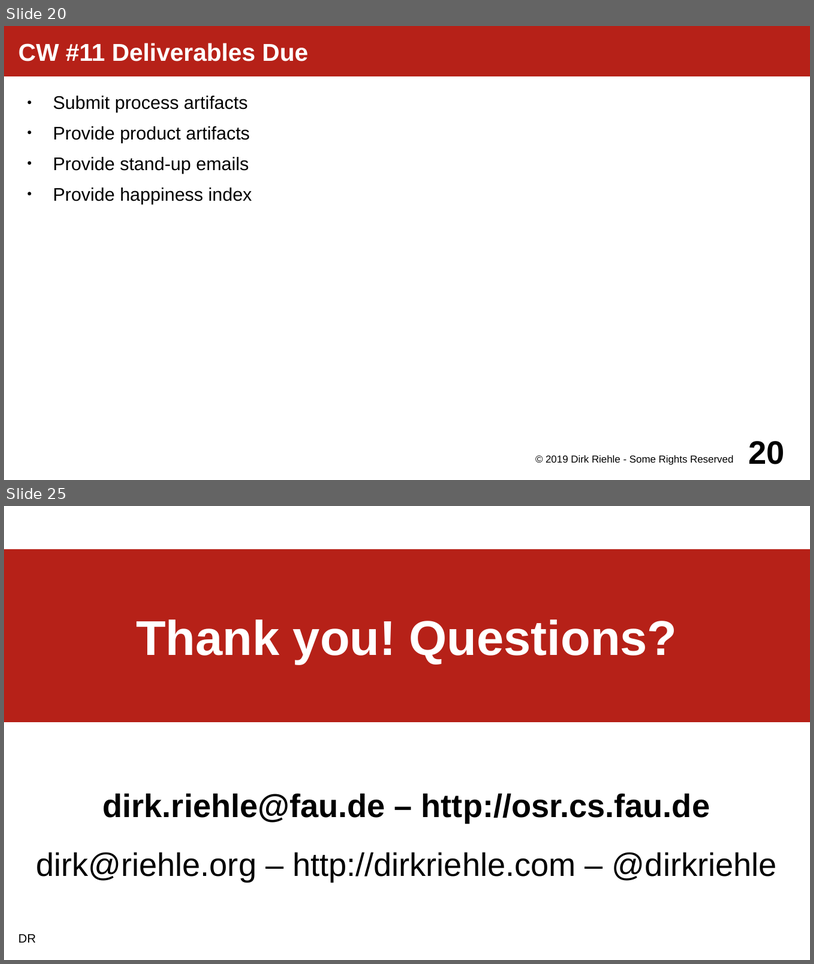
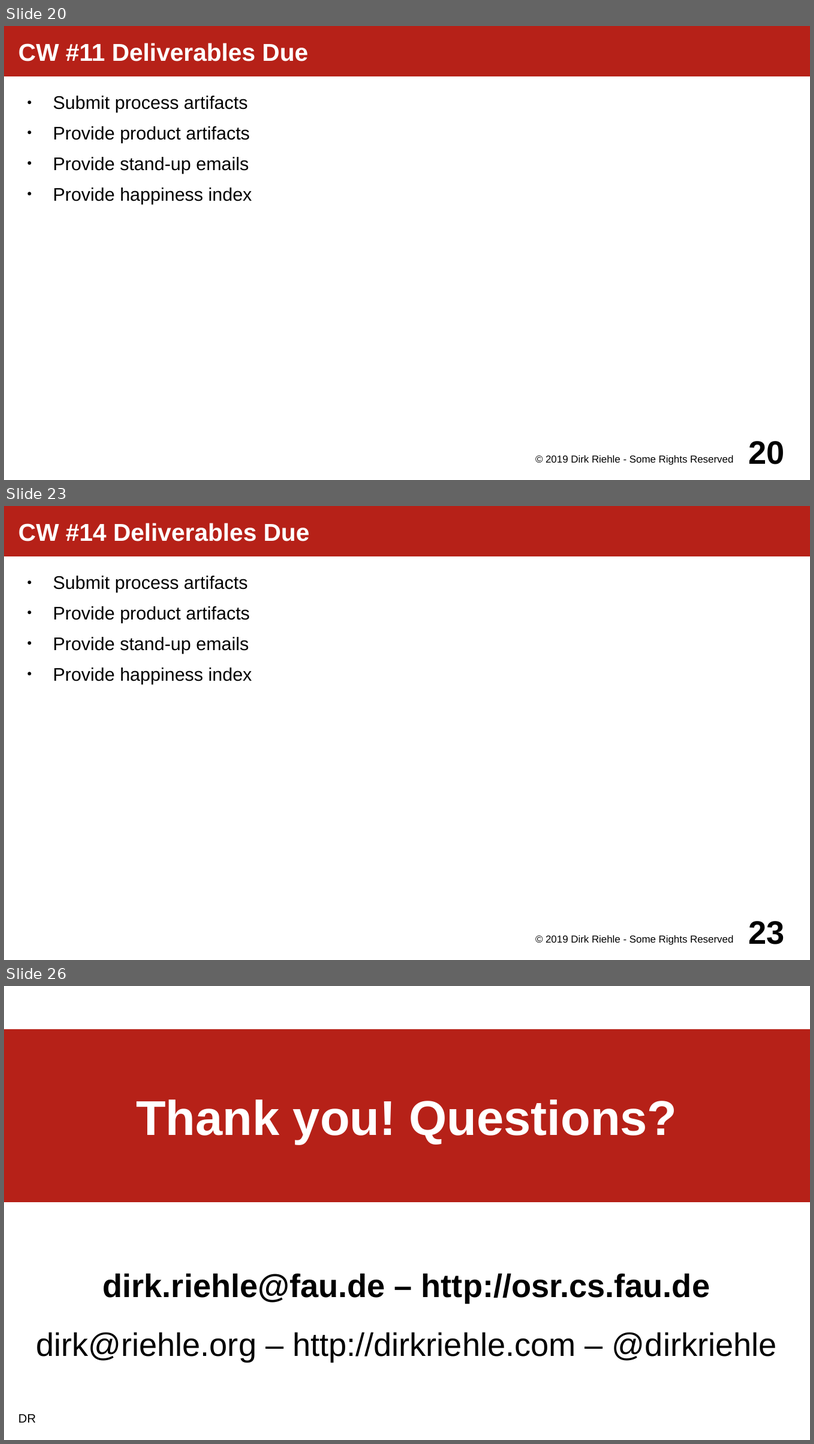
Before and after one commit to dirkriehle/amos-course, a slide deck: Lecture slides/AMOS A02 - Course Schedule.odp. Shown one above the other, each under a label of ours: slides 20 and 25 before the commit, slides 20, 23 and 26 after it; the slides between them are not shown. The pictures are 814x964 and 814x1444 pixels, drawn with LibreOffice and Linux fonts; fonts in the diff are those of the drawing. Boxes give left, top, right and bottom in pixels: in the first picture for what was removed or moved away, otherwise in the second. Text is boxed around its words. In the diff, an @@ line names an element or a change of style, - is before the commit and + after.

```diff
--- a/Lecture slides/AMOS A02 - Course Schedule.odp
+++ b/Lecture slides/AMOS A02 - Course Schedule.odp
@@ slide 23 added at box(4, 506, 810, 960), background #FFFFFF @@
@@ title added at box(4, 506, 810, 556), fill #B62118, 24 pt, text #FFFFFF, bold @@
+CW #14 Deliverables Due
@@ text added at box(53, 576, 252, 684), 18 pt, text #000000 @@
+● Submit process artifacts
+● Provide product artifacts
+● Provide stand-up emails
+● Provide happiness index
@@ text added at box(546, 934, 734, 945), 10 pt, text #000000 @@
+© 2019 Dirk Riehle - Some Rights Reserved
@@ page number added at box(749, 921, 785, 944), 32 pt, text #000000, bold @@
+23
@@ what was slide 25 is now slide 26 @@
```
Also in this commit, not shown: 10 slides changed, 4 other files.
